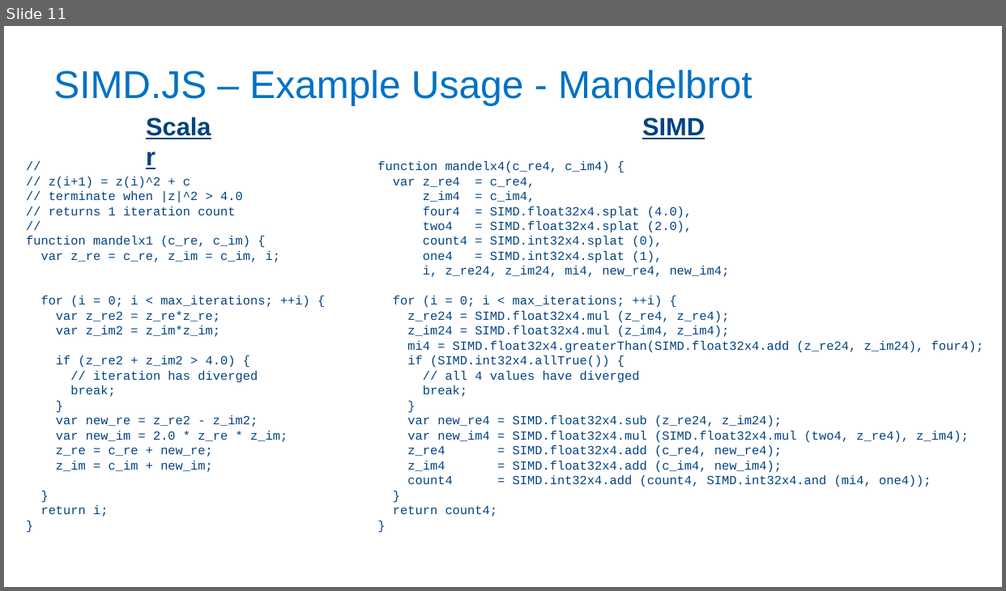
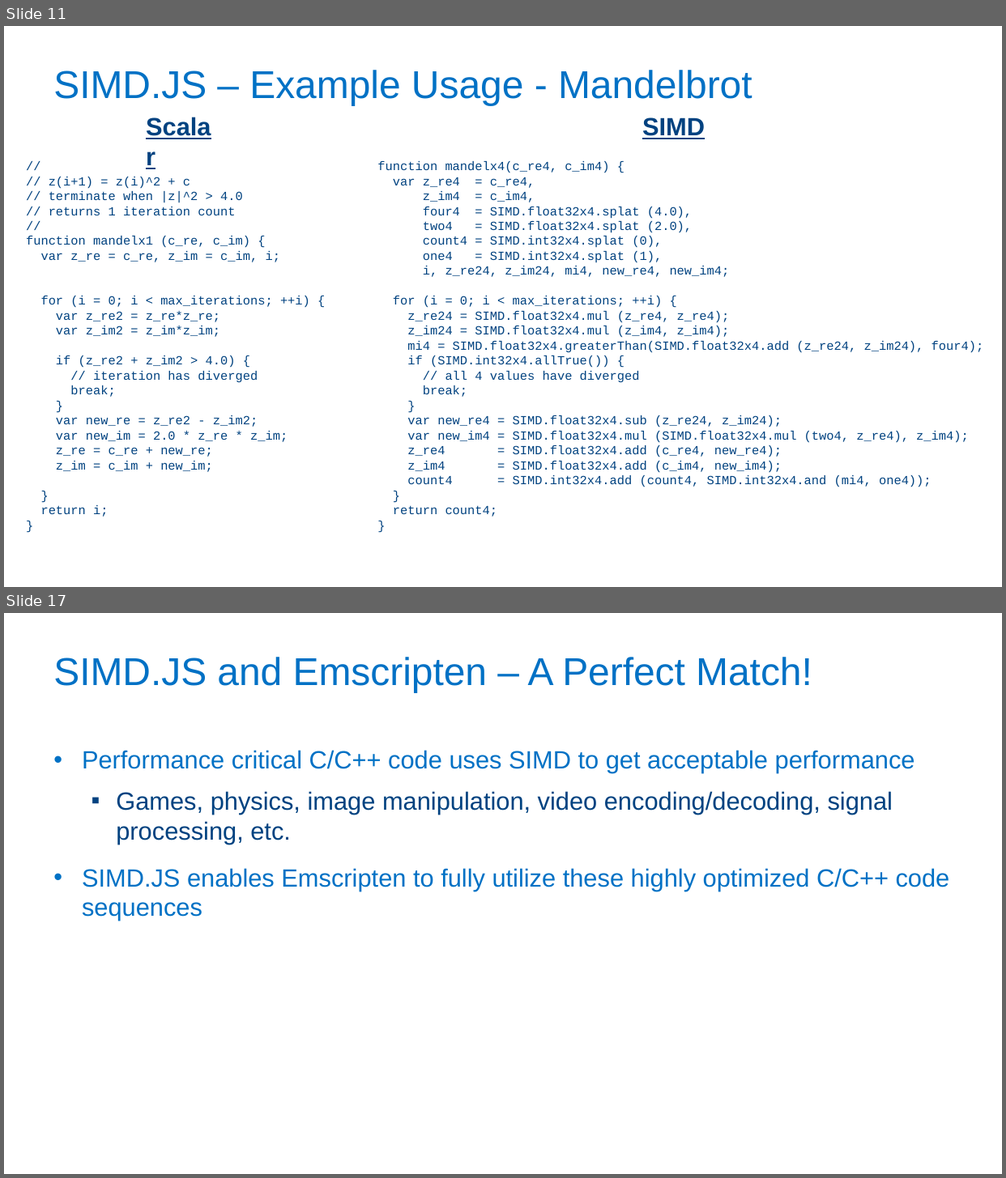
Before and after one commit to PeterJensen/wpmvp2015, a slide deck: simdjs-presentation.pptx. Shown one above the other, each under a label of ours: slide 11 before the commit, slides 11 and 17 after it; the slides between them are not shown. The pictures are 1006x591 and 1006x1178 pixels, drawn with LibreOffice and Linux fonts; fonts in the diff are those of the drawing; background and template pictures are left out. Boxes give left, top, right and bottom in pixels: in the first picture for what was removed or moved away, otherwise in the second. Text is boxed around its words. In the diff, an @@ line names an element or a change of style, - is before the commit and + after.

Commit message:
Added more slides for SIMD.JS and Emscripten

```diff
--- a/simdjs-presentation.pptx
+++ b/simdjs-presentation.pptx
@@ slide 17 added at <box>4,613,1002,1174</box>, background #FFFFFF @@
@@ title added at <box>53,657,812,693</box>, 37.3 pt, text #0071C5 @@
+SIMD.JS and Emscripten – A Perfect Match!
@@ text added at <box>82,750,950,921</box>, 24 pt, text #0071C5 @@
+• Performance critical C/C++ code uses SIMD to get acceptable performance
+    ▪ Games, physics, image manipulation, video encoding/decoding, signal processing, etc.
+• SIMD.JS enables Emscripten to fully utilize these highly optimized C/C++ code sequences
```
Also in this commit, not shown: 2 slides changed, 5 other slides added, 4 other files.
